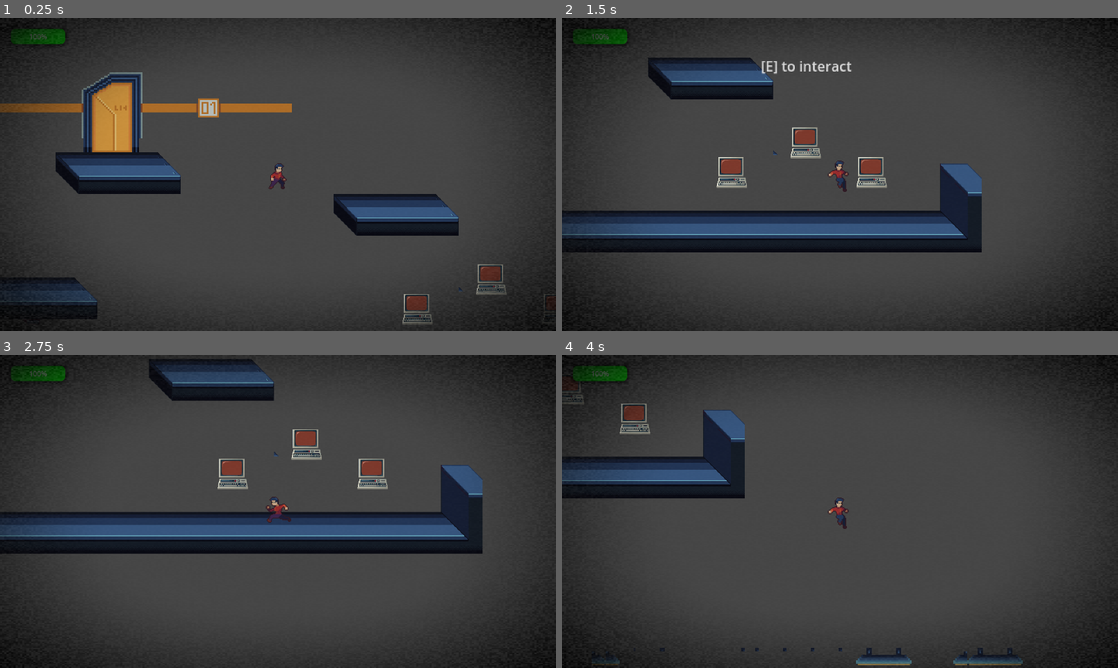
Above: before the commit, frames 1-4 (two rows, left to right).
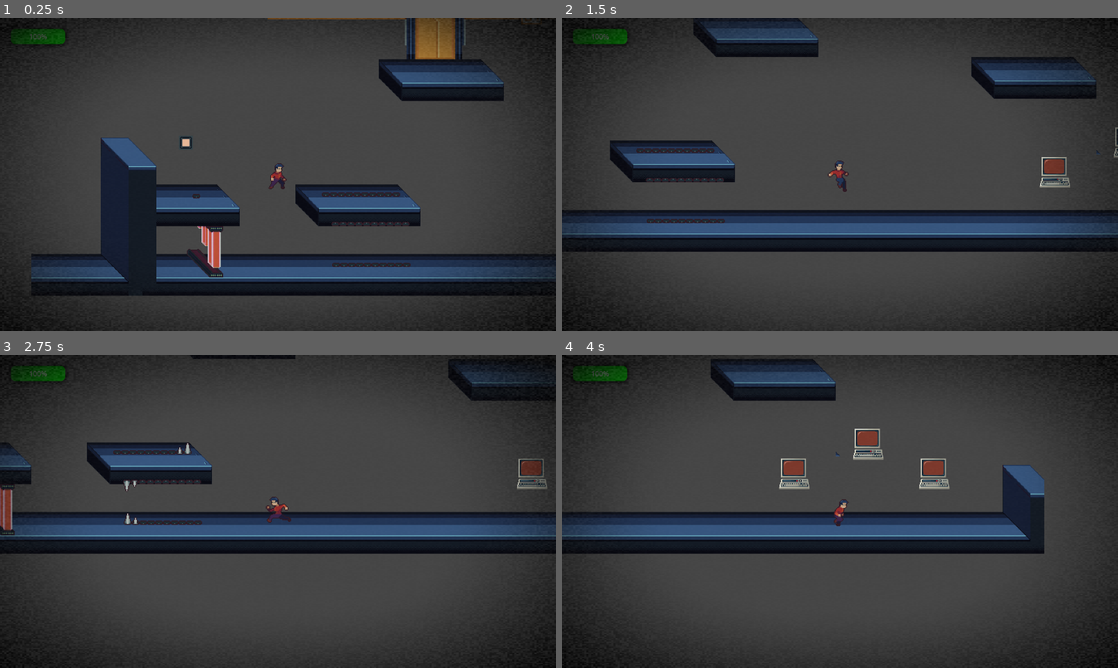
Above: after the commit, the same moments.

Repository: jame581/ShadowSecrets
Game: Godot game, scene res://maps/mask_test.tscn
Two runs of this game, one before a commit and one after it. Both use one fixed random seed, a clock stepped at 60 frames per second and the inputs below. This scene is started directly instead of the project's main scene.
Inputs:
- Up to frame 1 (0.25 s): no input
- Up to frame 2 (1.5 s): hold E (interact) 0.53-1.28 s; hold D (right) from 0.53 s (still down); tap Space (jump) at 0.77 s; tap E (interact) at 1.35 s
- Up to frame 3 (2.75 s): tap Space (jump) at 1.52 s; release D (right) at 2.03 s; hold A (left) from 2.03 s (still down); hold E (interact) from 2.03 s (still down)
- Up to frame 4 (4 s): release A (left) at 2.78 s; release E (interact) at 2.78 s; hold D (right) from 2.78 s (still down); tap E (interact) at 2.85 s; tap Space (jump) at 3.02, 3.77 s; hold E (interact) from 3.53 s (still down)

The runs differ from the first frame. In frame 1, 30% of the frame differs, in the area x 0-100%, y 0-98%; in frame 2, 17%; in frame 3, 12%; in frame 4, 23%.

Commit message:
Added spike area with 9 spikes at the moment

Diff:
--- a/project/maps/mask_test.tscn
+++ b/project/maps/mask_test.tscn
@@ -6,6 +6,7 @@
 [ext_resource type="PackedScene" uid="uid://e6lgy5i4fd8d" path="res://scenes/traps/laser.tscn" id="7_mgqnx"]
 [ext_resource type="PackedScene" uid="uid://67h4qmhplnmr" path="res://scenes/traps/spike.tscn" id="8_m1ld2"]
 [ext_resource type="TileSet" uid="uid://jffg7vle0hpw" path="res://resources/tileset/tiles_level_platform.tres" id="9_iybq4"]
+[ext_resource type="PackedScene" uid="uid://caq0qy4gqciol" path="res://scenes/traps/spike_area.tscn" id="9_jdrej"]
 [ext_resource type="PackedScene" uid="uid://dk5oy41jkjoay" path="res://scenes/devices/input.tscn" id="9_kvp3e"]
 [ext_resource type="PackedScene" uid="uid://cp81t5nmabmb8" path="res://scenes/devices/output.tscn" id="10_u4ho2"]
 
@@ -28,15 +29,15 @@
 
 [node name="Player" parent="." instance=ExtResource("3_vxavp")]
 z_index = 10
-position = Vector2(0, -195)
+position = Vector2(-372, -88)
 scale = Vector2(1, 1)
 
 [node name="RemoteTransform2D" type="RemoteTransform2D" parent="Player"]
 remote_path = NodePath("../../Camera2D")
 
 [node name="Input" parent="." node_paths=PackedStringArray("interactables") instance=ExtResource("9_kvp3e")]
-position = Vector2(-368, 20)
-interactables = [NodePath("../Laser"), NodePath("../Laser2")]
+position = Vector2(-478, -96)
+interactables = [NodePath("../Laser"), NodePath("")]
 
 [node name="Output" parent="." instance=ExtResource("10_u4ho2")]
 position = Vector2(322, -12)
@@ -50,7 +51,7 @@
 
 [node name="Camera2D" type="Camera2D" parent="."]
 z_index = 1185
-position = Vector2(0, -195)
+position = Vector2(-372, -88)
 zoom = Vector2(2, 2)
 position_smoothing_speed = 4.77
 
@@ -73,10 +74,21 @@
 grow_vertical = 2
 scale = Vector2(3, 3)
 
-[node name="Laser2" parent="." instance=ExtResource("7_mgqnx")]
-position = Vector2(-298, 32)
-impulse_strength = 300.0
-
 [node name="Spike" parent="." instance=ExtResource("8_m1ld2")]
 position = Vector2(-466, -38)
 timer_duration = 2.0
+
+[node name="SpikeArea" parent="." instance=ExtResource("9_jdrej")]
+position = Vector2(-283, 47)
+timer_duration = 2.0
+
+[node name="SpikeArea2" parent="." instance=ExtResource("9_jdrej")]
+position = Vector2(-295, -34)
+timer_duration = 2.0
+direction = 1
+
+[node name="SpikeArea3" parent="." instance=ExtResource("9_jdrej")]
+position = Vector2(-247, -5)
+rotation = 3.14159
+timer_duration = 2.0
+direction = 1
--- a/project/scenes/traps/spike.tscn
+++ b/project/scenes/traps/spike.tscn
@@ -196,7 +196,6 @@
 [node name="AnimatedSprite2D" type="AnimatedSprite2D" parent="."]
 sprite_frames = SubResource("SpriteFrames_rhmmc")
 animation = &"enable"
-frame = 4
 
 [node name="AnimationPlayer" type="AnimationPlayer" parent="."]
 libraries = {
--- /dev/null
+++ b/project/scenes/traps/spike_area.tscn
@@ -0,0 +1,61 @@
+[gd_scene load_steps=3 format=3 uid="uid://caq0qy4gqciol"]
+
+[ext_resource type="Script" path="res://scripts/traps/spike_area.gd" id="1_u2e74"]
+[ext_resource type="PackedScene" uid="uid://67h4qmhplnmr" path="res://scenes/traps/spike.tscn" id="2_jf84w"]
+
+[node name="SpikeArea" type="Node2D" node_paths=PackedStringArray("spikes")]
+script = ExtResource("1_u2e74")
+spikes = [NodePath("Spike1"), NodePath("Spike2"), NodePath("Spike3"), NodePath("Spike4"), NodePath("Spike5"), NodePath("Spike6"), NodePath("Spike7"), NodePath("Spike8"), NodePath("Spike9"), NodePath("Spike10")]
+
+[node name="Timer" type="Timer" parent="."]
+wait_time = 0.3
+
+[node name="Spike1" parent="." instance=ExtResource("2_jf84w")]
+position = Vector2(-22, -6)
+autostart = false
+timer_duration = 4.0
+
+[node name="Spike2" parent="." instance=ExtResource("2_jf84w")]
+position = Vector2(-13, -6)
+autostart = false
+timer_duration = 4.0
+
+[node name="Spike3" parent="." instance=ExtResource("2_jf84w")]
+position = Vector2(-4, -6)
+autostart = false
+timer_duration = 4.0
+
+[node name="Spike4" parent="." instance=ExtResource("2_jf84w")]
+position = Vector2(5, -6)
+autostart = false
+timer_duration = 4.0
+
+[node name="Spike5" parent="." instance=ExtResource("2_jf84w")]
+position = Vector2(14, -6)
+autostart = false
+timer_duration = 4.0
+
+[node name="Spike6" parent="." instance=ExtResource("2_jf84w")]
+position = Vector2(23, -6)
+autostart = false
+timer_duration = 4.0
+
+[node name="Spike7" parent="." instance=ExtResource("2_jf84w")]
+position = Vector2(32, -6)
+autostart = false
+timer_duration = 4.0
+
+[node name="Spike8" parent="." instance=ExtResource("2_jf84w")]
+position = Vector2(41, -6)
+autostart = false
+timer_duration = 4.0
+
+[node name="Spike9" parent="." instance=ExtResource("2_jf84w")]
+position = Vector2(50, -6)
+autostart = false
+timer_duration = 4.0
+
+[node name="Spike10" parent="." instance=ExtResource("2_jf84w")]
+position = Vector2(59, -6)
+autostart = false
+timer_duration = 4.0
--- a/project/scripts/traps/spike.gd
+++ b/project/scripts/traps/spike.gd
@@ -1,11 +1,12 @@
 extends Node2D
 class_name Spike
 
-@export_group("Spike Properties")
+@export_group("Spike")
+@export var autostart: bool = true
 @export var active: bool = false
 @export var damage: int = 10
 @export var timer_duration: float = 1.0
-@export var impulse_strength: float = 500.0  # Strength of the impulse applied to the player
+@export var impulse_strength: float = 500.0
 
 @onready var collision_shape: CollisionShape2D = $Area2D/CollisionShape2D
 @onready var animation_player: AnimationPlayer = $AnimationPlayer
@@ -13,7 +14,8 @@
 
 func _ready() -> void:
 	timer.wait_time = timer_duration
-	timer.start(timer_duration)
+	if autostart:
+		timer.start(timer_duration)
 
 	if	active:
 		enable()
--- /dev/null
+++ b/project/scripts/traps/spike_area.gd
@@ -0,0 +1,38 @@
+extends Node2D
+class_name SpikeArea
+
+enum activation_direction {LEFT, RIGHT}
+
+@export_group("Spike Area")
+@export var spikes: Array[Spike] = []
+@export var timer_duration: float = 3.0
+@export var direction : activation_direction = activation_direction.LEFT
+
+
+@onready var timer: Timer = $Timer
+
+var spike_index: int = 0
+
+# Called when the node enters the scene tree for the first time.
+func _ready():
+	for spike in spikes:
+		spike.timer.wait_time = timer_duration
+
+	timer.connect("timeout", Callable(self, "_on_timer_timeout"))
+	timer.start()
+
+
+# Called every frame. 'delta' is the elapsed time since the previous frame.
+func _process(delta):
+	pass
+
+func _on_timer_timeout():
+	if direction == activation_direction.LEFT:
+		spikes[spike_index].timer.start()
+		spike_index += 1
+	elif direction == activation_direction.RIGHT:
+		spikes[spikes.size()-1-spike_index].timer.start()
+		spike_index += 1
+
+	if spike_index >= spikes.size():
+		timer.stop()
Not shown: 1 places in project/maps/mask_test.tscn that only renumber resources
